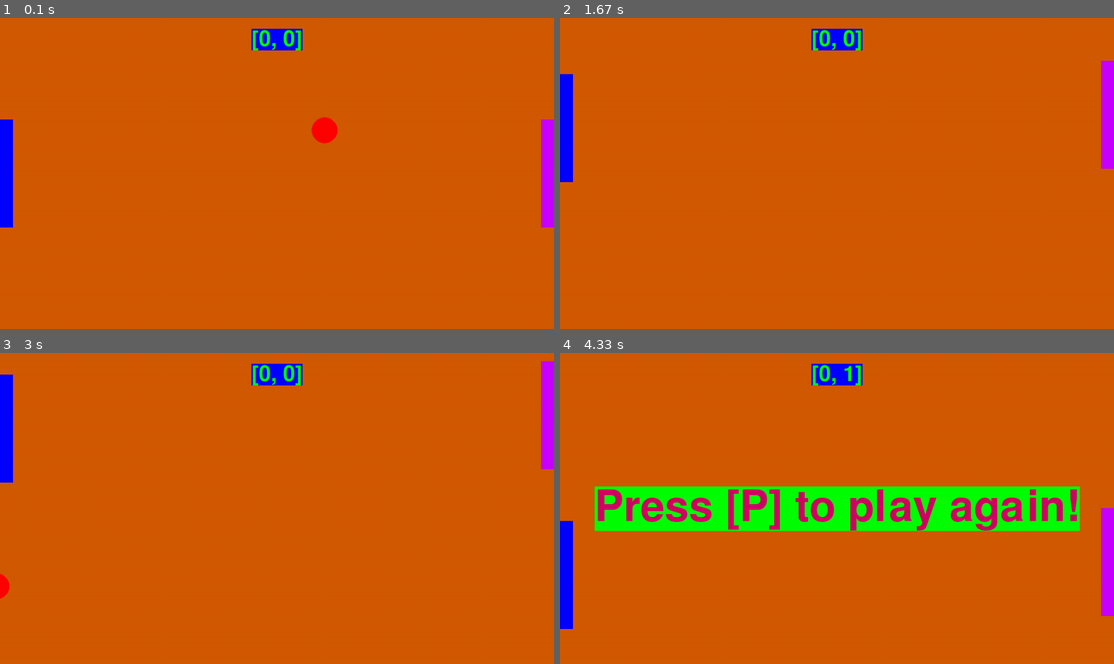
Above: before the commit, frames 1-4 (two rows, left to right).
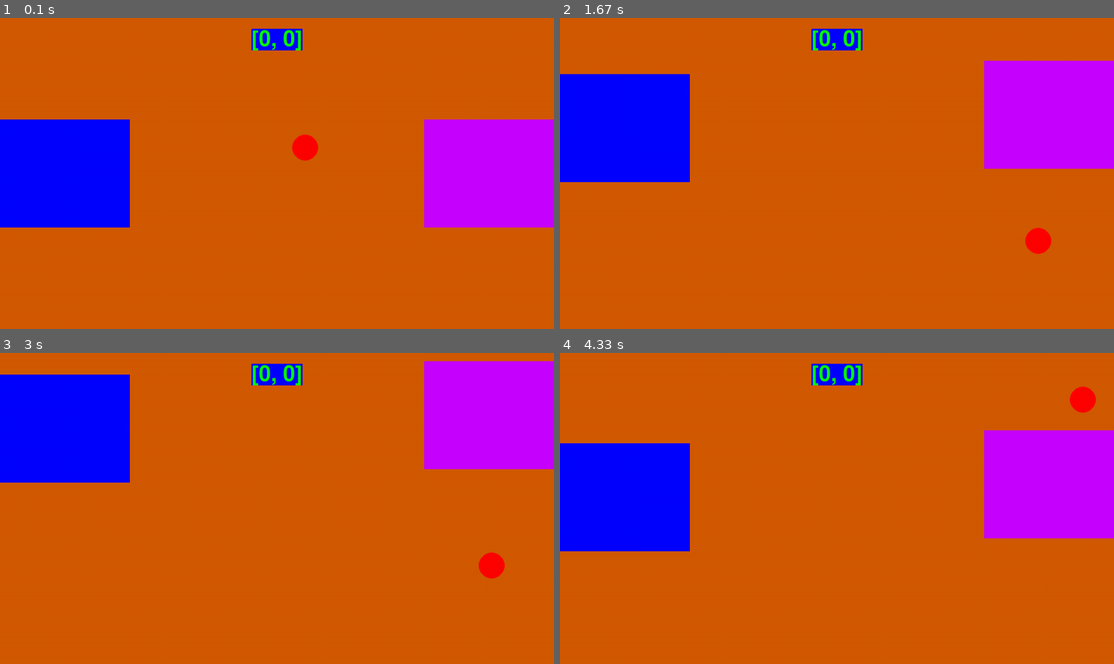
Above: after the commit, the same moments.

Repository: victoongo/games
Game: pygame game, started from pong/pong.py
Same seed, same stepped clock (60 frames per second), same inputs: the game is played once before the commit and once after it.
Inputs:
- Up to frame 1 (0.1 s): no input
- Up to frame 2 (1.67 s): hold Up 0.33-0.8 s; hold Down 0.83-1.13 s; hold S 0.83-1.13 s; hold Up 1.17-1.53 s; hold W 1.17-1.53 s; hold Down from 1.57 s (still down); hold S from 1.57 s (still down)
- Up to frame 3 (3 s): release Down at 1.93 s; release S at 1.93 s; hold Up 1.97-2.27 s; hold W 1.97-2.27 s; hold Down 2.3-2.6 s; hold S 2.3-2.6 s; hold Up from 2.63 s (still down); hold W from 2.63 s (still down)
- Up to frame 4 (4.33 s): release Up at 3 s; release W at 3 s; hold Down 3.03-3.4 s; hold S 3.03-3.4 s; hold Up 3.43-3.73 s; hold W 3.43-3.73 s; hold Down 3.77-4.07 s; hold S 3.77-4.07 s; hold Up from 4.1 s (still down); hold W from 4.1 s (still down)

The runs differ from the first frame. In frame 1, 15% of the frame differs, in the area x 2-98%, y 31-68%; in frame 2, 15%; in frame 3, 15%; in frame 4, 25%, in the area x 0-100%, y 3-89%.

Commit message:
collision

Diff:
--- a/pong/pong.py
+++ b/pong/pong.py
@@ -21,13 +21,13 @@
 window_width = 1280
 window_height = 720
 
-paddle_width = 30
+paddle_width = 300
 paddle_height = 250
 paddle_dist_from_wall = 0
 
 ball_radius = 30
 ball_speed_variation = (1, 3)
-beginning_ball_speed = (20, 30)
+beginning_ball_speed = (12, 20)
 
 ball_color = red
 left_paddle_color = blue
@@ -139,11 +139,16 @@
             if right_paddle_pos.y > window_height - paddle_height:
                 right_paddle_pos.y = window_height - paddle_height
 
-        # ball movement
+        # ball bounce off walls:
+        # top wall
         if ball_pos.y - ball_radius < 0:
             ball_velocity.y = -ball_velocity.y
+        # bottom wall
         if ball_pos.y + ball_radius > window_height:
             ball_velocity.y = -ball_velocity.y
+
+        # ball bounce off left paddle:
+        # front face
         if (
             ball_pos.x - ball_radius < left_paddle_pos.x + paddle_width
             and left_paddle_pos.y + paddle_height + ball_radius
@@ -152,6 +157,22 @@
         ):
             ball_velocity.x *= -1
             bounced = True
+        # top face
+        if (ball_pos.y - ball_radius < left_paddle_pos.y + paddle_height
+            and left_paddle_pos.x + paddle_width + ball_radius
+            > ball_pos.x
+            > left_paddle_pos.x - ball_radius
+        ):
+            ball_velocity.y *= -1
+        # bottom face
+        if (ball_pos.y - ball_radius < left_paddle_pos.y + paddle_height
+            and left_paddle_pos.x + paddle_width + ball_radius
+            > ball_pos.x
+            > left_paddle_pos.x - ball_radius
+        ):
+            ball_velocity.y *= -1
+            print("yay!")
+
         if (
             ball_pos.x + ball_radius > right_paddle_pos.x
             and right_paddle_pos.y + paddle_height + ball_radius
